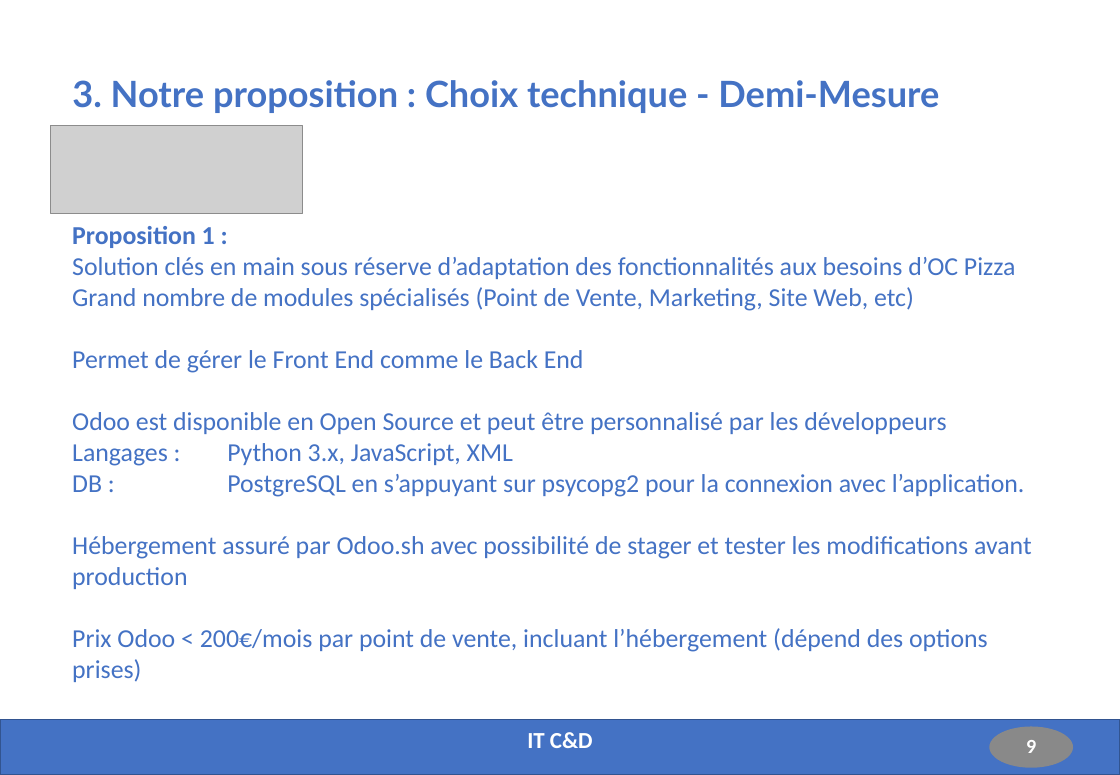
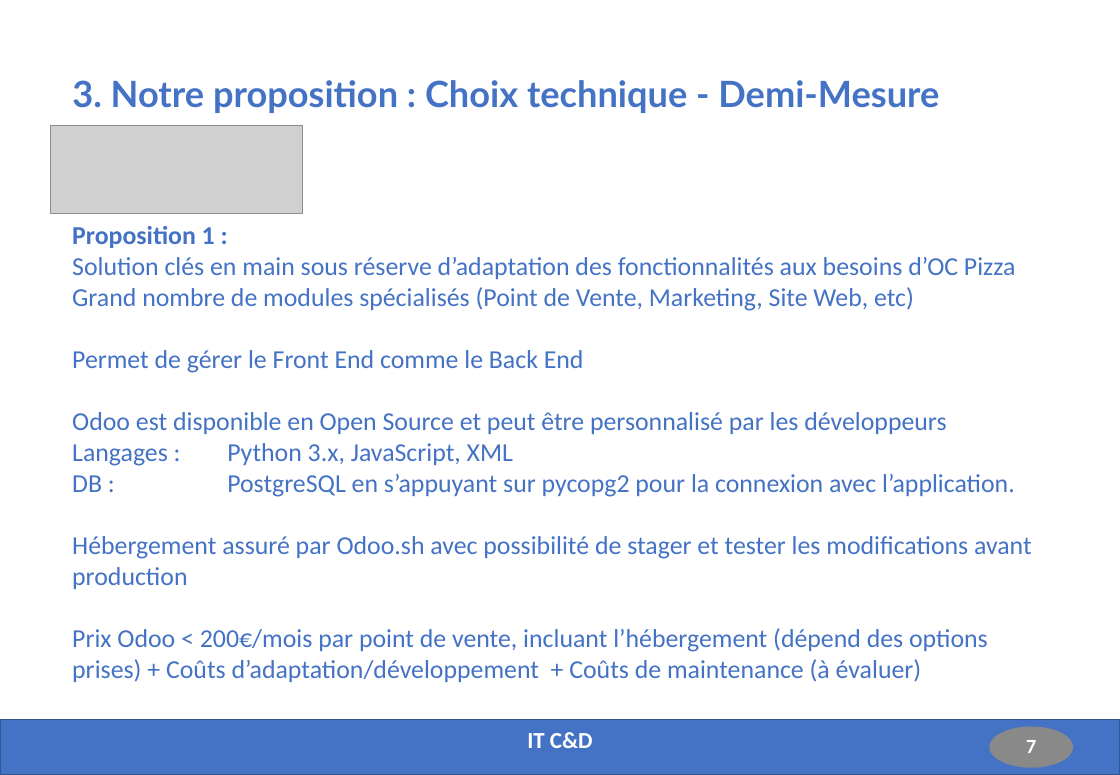
Before and after one commit to Fabrice-64/OC_Project_4, a slide deck: slide 7 of Solution_Fonctionnelle_Technique_Projet_4.pptx (slide 9 before the commit). Drawn at 1120x775 pixels with LibreOffice and Linux fonts; fonts in the diff are those of the drawing; grey boxes stand for pictures. Boxes give left, top, right and bottom in pixels: in the first picture for what was removed or moved away, otherwise in the second. Text is boxed around its words. In the diff, an @@ line names an element or a change of style, - is before the commit and + after.

```diff
--- a/Solution_Fonctionnelle_Technique_Projet_4.pptx
+++ b/Solution_Fonctionnelle_Technique_Projet_4.pptx
@@ text at bbox=[72, 474, 1015, 497]: text changed @@
-DB : PostgreSQL en s’appuyant sur psycopg2 pour la connexion avec l’application.
+DB : PostgreSQL en s’appuyant sur pycopg2 pour la connexion avec l’application.
@@ text at bbox=[72, 628, 988, 682]: text changed @@
-Prix Odoo < 200€/mois par point de vente, incluant l’hébergement (dépend des options prises)
+Prix Odoo < 200€/mois par point de vente, incluant l’hébergement (dépend des options prises) + Coûts d’adaptation/développement + Coûts de maintenance (à évaluer)
@@ page number at bbox=[1026, 740, 1036, 753]: text changed @@
-9
+7
```
Also in this commit, not shown: 9 other slides changed, 2 slides added.
